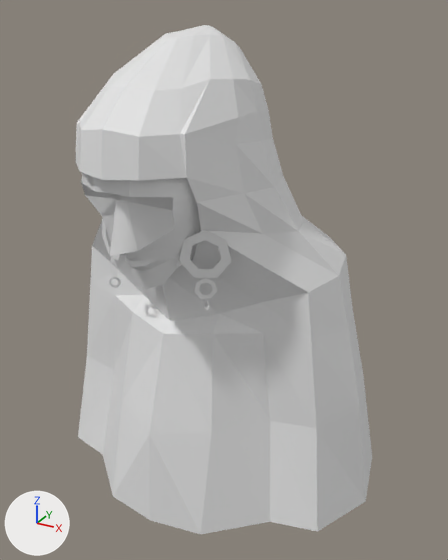
The Blender file P2/Fantasma.blend, before and after one commit.
The view is the same before and after, from a 50 mm camera at (1.67, -2.67, 1.9) aimed at (0.04, 0.31, 0.41). Lighting does not change. The marker at lower left points along +X, +Y and +Z. The same objects are shown in both versions, whatever each file hides.
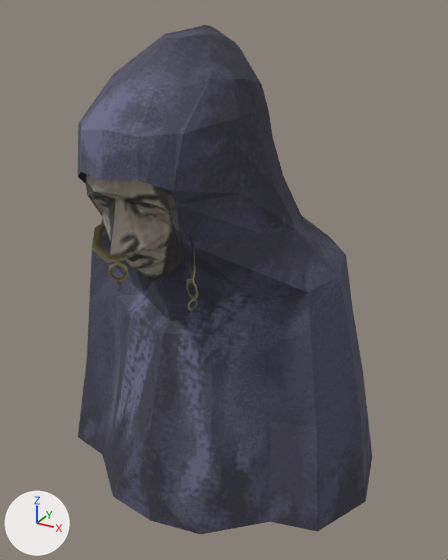
Location of each change, (x1, y1, x2, y2) in pixels of the pictures (448 x 560 px):
'Circle', reshaped, modifiers changed
    before: (76, 25, 372, 534)
    after: (78, 25, 372, 534)
'Cube.001', reshaped, modifiers changed
    before: (81, 173, 201, 290)
    after: (86, 174, 184, 281)
'Circle.001', moved
    before: (102, 219, 232, 311)
    after: (92, 222, 198, 311)
part 1 of me_circle, built on
    before: (76, 76, 308, 321)
    after: (78, 25, 308, 520)
part 2 of me_circle, recoloured
    both: (103, 25, 372, 534)
part 3 of me_cube, built on
    before: (132, 265, 164, 290)
    after: (86, 174, 165, 281)
part 4 of me_cube, recoloured
    both: (110, 180, 182, 271)

Diff of the bpy script that builds the scene:
```diff
--- a/P2/Fantasma.blend.py
+++ b/P2/Fantasma.blend.py
@@ img_cabeza_medium_png @@
+img_cabeza_medium_png = load_image('cabeza_medium.png', 'cabeza_medium.png', 280, 280, 'sRGB')
@@ img_tunica_png @@
+img_tunica_png = load_image('Tunica.png', 'Tunica.png', 480, 480, 'sRGB')
@@ mat_cabeza_medium @@
+mat_cabeza_medium = principled_material('Cabeza Medium')
+mat_cabeza_medium.texture = img_cabeza_medium_png
@@ mat_tunica @@
+mat_tunica = principled_material('Tunica')
+mat_tunica.texture = img_tunica_png
+mat_tunica.roughness = 1.0
@@ me_circle @@
 # used by ob_circle; location = (0.0, 0.0, 0.0)
-me_circle.from_pydata(...)  # 101 vertices, 81 faces; spans x 0.0..1.03, y -0.69..1.36, z -0.79..1.82
+me_circle.from_pydata(...)  # 181 vertices, 162 faces; spans x -1.03..1.03, y -0.69..1.36, z -0.79..1.82
+# me_circle part 1
+# 4 vertices in x 0.16..0.29, y -0.64..0.31, z 1.25..1.42 move by (-0.01, 0.0, 0.0)
+# 4 vertices move from x 0.19..0.31, y -0.5..-0.28, z 0.76..1.25 to x 0.16..0.26, y -0.54..-0.32, z 0.79..1.19
+# 80 vertices are added at x -1.03..-0.02, y -0.64..1.26, z -0.79..1.82
+# 81 new faces join them
+# me_circle part 2: 81 faces spanning x 0.0..1.03, y -0.69..1.36, z -0.79..1.82 switch from no material to mat_tunica (picture img_tunica_png)
@@ me_cube @@
 # used by ob_cube_001; location = (0.0, 0.0, 0.0)
-me_cube.from_pydata(...)  # 77 vertices, 66 faces; spans x 0.0..0.37, y -0.671..0.319, z 0.475..1.568
+me_cube.from_pydata(...)  # 113 vertices, 104 faces; spans x -0.369..0.369, y -0.671..0.319, z 0.475..1.568
+# me_cube part 3
+# 15 vertices are removed from x 0.0..0.37, y -0.453..0.193, z 0.633..1.498
+# 23 faces are deleted
+# 21 vertices move from x 0.0..0.336, y -0.532..0.177, z 0.668..1.477 to x -0.207..0.305, y -0.532..0.312, z 0.642..1.564
+# 51 vertices are added at x -0.369..0.369, y -0.625..0.147, z 0.503..1.536
+# 61 new faces join them
+# me_cube part 4: 43 faces spanning x 0.0..0.333, y -0.671..0.319, z 0.475..1.568 switch from no material to mat_cabeza_medium (picture img_cabeza_medium_png)
@@ ob_circle @@
 ob_circle.location = (0.0, 0.0, 0.0)
-_m = ob_circle.modifiers.new('Mirror', 'MIRROR')
-_m.use_clip = True
@@ ob_circle_001 @@
 ob_circle_001 = bpy.data.objects.new('Circle.001', me_circle_001)
-ob_circle_001.location = (0.0175, -0.00284, -0.0335)
+ob_circle_001.location = (0.0175, -0.0383, -0.0335)
 _m = ob_circle_001.modifiers.new('Mirror', 'MIRROR')
@@ ob_cube_001 @@
 ob_cube_001.location = (0.0, 0.0, 0.0)
-_m = ob_cube_001.modifiers.new('Mirror', 'MIRROR')
-_m.use_clip = True
```
